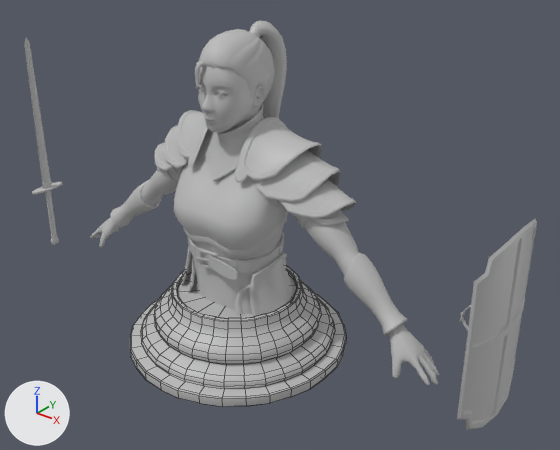
The FBX model Assets/Model/Unit/guardian.fbx, before and after one commit.
Camera for both pictures: a camera (50 mm lens) standing at (2.24, -2.46, 2.25) and looking at (0.17, 0.12, 0.65). Every picture has the same lights, and +X, +Y and +Z are marked at lower left. Mesh edges are drawn as thin lines on the coarser meshes. Where no turn or scale is listed for an object, it has been applied to the vertices.

Objects in the first picture: 'guardian_accessories', 'guardian_base', 'pedestal'.
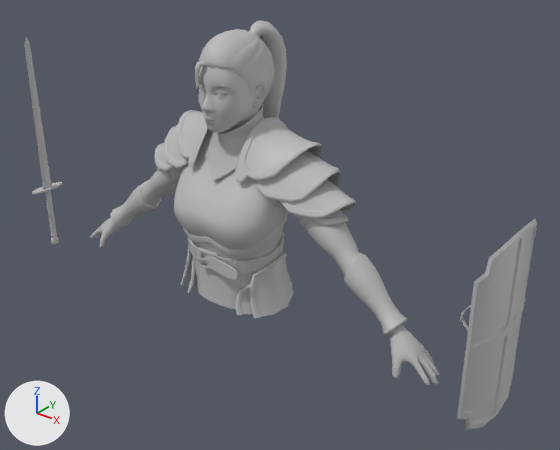
Changed parts and their boxes [x1, y1, x2, y2] in the pictures (560 x 450 px):
'pedestal', deleted: before [130, 266, 346, 407]

What the commit changed:
Object 'pedestal' (ob_pedestal) is deleted.
